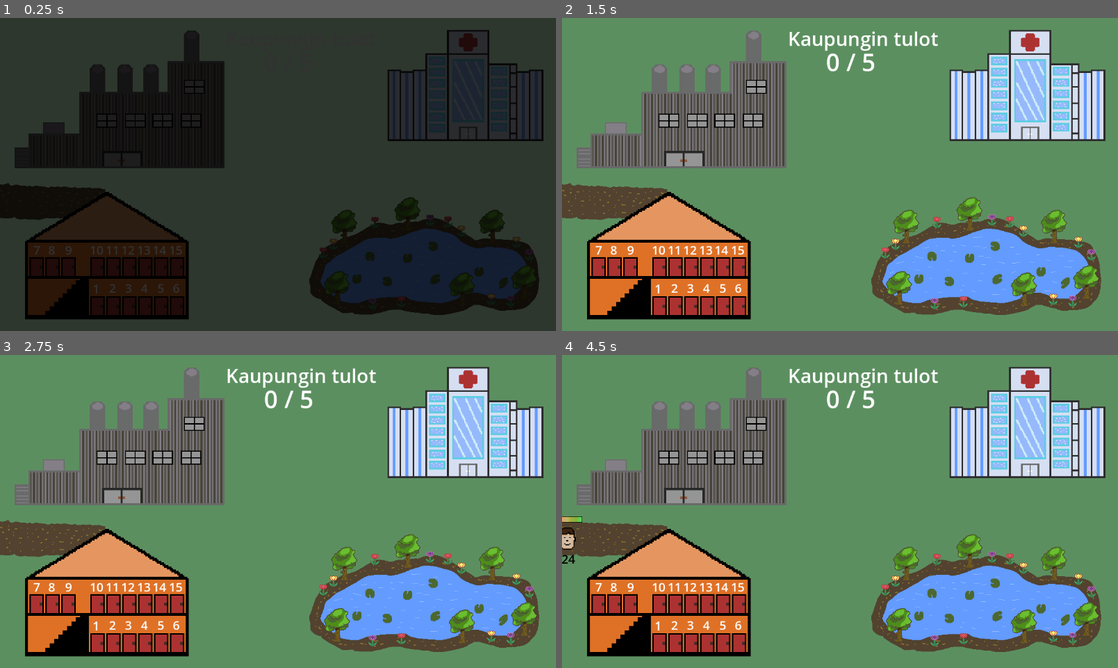
Above: before the commit, frames 1-4 (two rows, left to right).
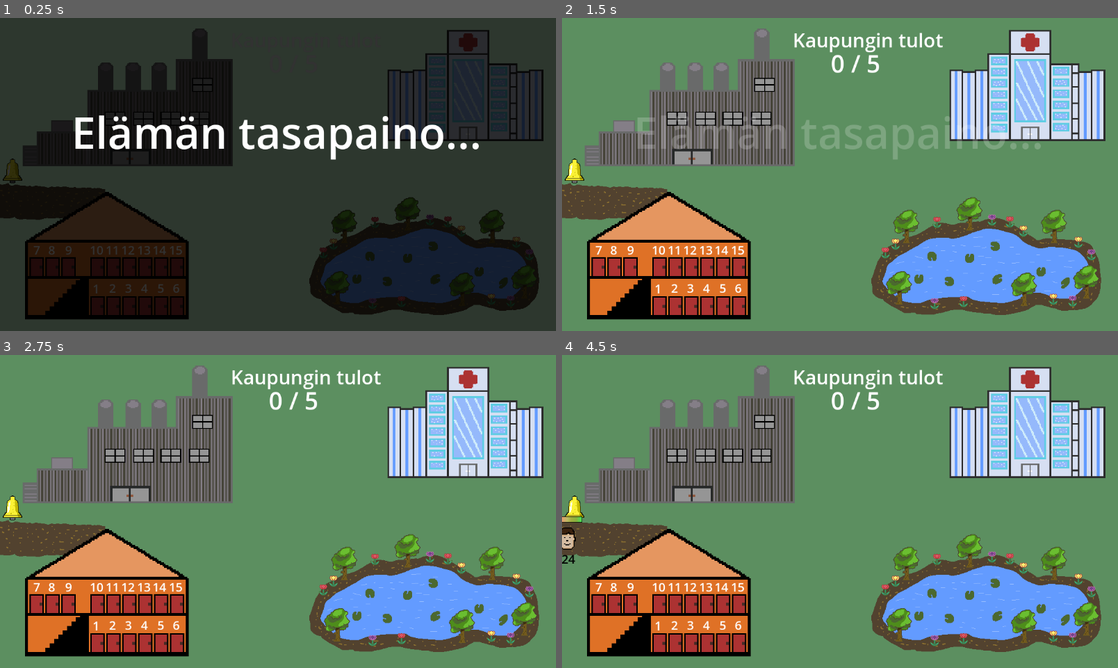
Above: after the commit, the same moments.

Repository: JuJuz1/Life-s-equilibrium
Game: Godot game, scene res://scenes/world.tscn
Two runs of this game, one before a commit and one after it. Both use one fixed random seed, a clock stepped at 60 frames per second and the inputs below.
Inputs (mouse positions are in pixels of both pictures, inside the frame that each line leads up to):
- Up to frame 1 (0.25 s): no input
- Up to frame 2 (1.5 s): tap Enter at 0.5 s; move the mouse to (962, 158) at 0.52 s; press the mouse at (962, 158) at 0.53 s; move the mouse to (728, 190) at 1.27 s; release the mouse at (728, 190) at 1.28 s; click (728, 190) at 1.35 s
- Up to frame 3 (2.75 s): tap Space at 2 s; move the mouse to (333, 442) at 2.02 s; press the mouse at (333, 442) at 2.03 s
- Up to frame 4 (4.5 s): tap Enter at 2.75, 4.25 s; move the mouse to (812, 574) at 2.77 s; release the mouse at (812, 574) at 2.78 s; click (812, 574) at 2.85 s; tap Space at 3.5 s; move the mouse to (1006, 558) at 3.52 s; press the mouse at (1006, 558) at 3.53 s; move the mouse to (673, 464) at 4.27 s; release the mouse at (673, 464) at 4.28 s; click (673, 464) at 4.35 s

The runs differ from the first frame. In frame 1, 5.5% of the frame differs, in the area x 0-87%, y 3-53%; in frame 2, 10%; in frame 3, 9.3%; in frame 4, 9.3%.

Commit message:
Audio finishing and exports

Diff:
--- a/project.godot
+++ b/project.godot
@@ -13,13 +13,13 @@
 config/name="Life's equilibrium"
 run/main_scene="res://scenes/world.tscn"
 config/features=PackedStringArray("4.3", "Forward Plus")
-config/icon="res://graphics/icon.svg"
+config/icon="res://graphics/faces/face_boy.png"
+config/macos_native_icon="res://graphics/faces/face_boy.png"
+config/windows_native_icon="res://graphics/faces/face_boy.png"
 
 [display]
 
-window/stretch/mode="canvas_items"
-window/stretch/aspect="expand"
-window/stretch/scale_mode="integer"
+window/stretch/mode="viewport"
 
 [input]
 
--- a/scenes/hospital.tscn
+++ b/scenes/hospital.tscn
@@ -1,7 +1,8 @@
-[gd_scene load_steps=4 format=3 uid="uid://cawh8gfun1sjp"]
+[gd_scene load_steps=5 format=3 uid="uid://cawh8gfun1sjp"]
 
 [ext_resource type="Script" path="res://scripts/hospital.gd" id="1_ejoc2"]
 [ext_resource type="Texture2D" uid="uid://c7ab5hoco6iou" path="res://graphics/hospital.png" id="2_3p2px"]
+[ext_resource type="AudioStream" uid="uid://bgy13wp5se4nv" path="res://audio/heartbeatbeep.mp3" id="3_8ivpb"]
 
 [sub_resource type="RectangleShape2D" id="RectangleShape2D_8q1r2"]
 size = Vector2(323, 222.5)
@@ -17,6 +18,10 @@
 texture = ExtResource("2_3p2px")
 
 [node name="AudioStreamPlayer" type="AudioStreamPlayer" parent="."]
+editor_description = "https://freesound.org/people/b-train/sounds/410379/
+CC 0"
+stream = ExtResource("3_8ivpb")
+volume_db = -3.0
 
 [connection signal="area_entered" from="." to="." method="_on_area_entered"]
 [connection signal="area_exited" from="." to="." method="_on_area_exited"]
--- a/scenes/recreation_zone.tscn
+++ b/scenes/recreation_zone.tscn
@@ -6,12 +6,13 @@
 [ext_resource type="AudioStream" uid="uid://b2j6g4xy4mlqe" path="res://audio/bird2.mp3" id="4_a2g7i"]
 
 [sub_resource type="RectangleShape2D" id="RectangleShape2D_n05fw"]
-size = Vector2(497.5, 255.5)
+size = Vector2(463, 223)
 
 [node name="RecreationZone" type="Area2D"]
 script = ExtResource("1_txihd")
 
 [node name="CollisionShape2D" type="CollisionShape2D" parent="."]
+position = Vector2(2.5, 3.5)
 shape = SubResource("RectangleShape2D_n05fw")
 
 [node name="Lake" type="Sprite2D" parent="."]
@@ -23,6 +24,7 @@
 volume_db = 2.0
 
 [node name="AudioStreamPlayer2" type="AudioStreamPlayer" parent="."]
+editor_description = "forest edge spring NL 1146AM 220414_0336.wav by klankbeeld -- https://freesound.org/s/629446/ -- License: Attribution 4.0"
 stream = ExtResource("4_a2g7i")
 
 [connection signal="area_entered" from="." to="." method="_on_area_entered"]
--- a/scenes/workplace.tscn
+++ b/scenes/workplace.tscn
@@ -1,11 +1,13 @@
-[gd_scene load_steps=25 format=3 uid="uid://dajefe25vpnrg"]
+[gd_scene load_steps=27 format=3 uid="uid://dajefe25vpnrg"]
 
 [ext_resource type="Script" path="res://scripts/workplace.gd" id="1_nsxy8"]
 [ext_resource type="Texture2D" uid="uid://2i7ldiqif36v" path="res://graphics/Smoke-Sheet.png" id="2_irbbf"]
 [ext_resource type="Texture2D" uid="uid://b1m00xl5p3w3u" path="res://graphics/factory.png" id="2_wtg2p"]
+[ext_resource type="AudioStream" uid="uid://dmpe0s7ap3umy" path="res://audio/metal_slam.mp3" id="4_teqxm"]
+[ext_resource type="AudioStream" uid="uid://cheh01j401juc" path="res://audio/industrial.mp3" id="5_tj25m"]
 
 [sub_resource type="RectangleShape2D" id="RectangleShape2D_fsyyk"]
-size = Vector2(402.75, 254.25)
+size = Vector2(407, 230.125)
 
 [sub_resource type="AtlasTexture" id="AtlasTexture_58hnd"]
 atlas = ExtResource("2_irbbf")
@@ -153,6 +155,7 @@
 script = ExtResource("1_nsxy8")
 
 [node name="CollisionShape2D" type="CollisionShape2D" parent="."]
+position = Vector2(-6.5, -12.0625)
 shape = SubResource("RectangleShape2D_fsyyk")
 
 [node name="Sprite2D" type="Sprite2D" parent="."]
@@ -189,6 +192,16 @@
 frame_progress = 0.731534
 
 [node name="AudioStreamPlayer" type="AudioStreamPlayer" parent="."]
+editor_description = "https://freesound.org/people/Gammelsmurfen778/sounds/474005/
+CC 0"
+stream = ExtResource("4_teqxm")
+volume_db = -4.0
+
+[node name="AudioStreamPlayer2" type="AudioStreamPlayer" parent="."]
+editor_description = "https://freesound.org/people/Gammelsmurfen778/sounds/474005/
+CC 0"
+stream = ExtResource("5_tj25m")
+volume_db = -4.0
 
 [connection signal="area_entered" from="." to="." method="_on_area_entered"]
 [connection signal="area_exited" from="." to="." method="_on_area_exited"]
--- a/scenes/world.tscn
+++ b/scenes/world.tscn
@@ -1,15 +1,18 @@
-[gd_scene load_steps=12 format=3 uid="uid://dcye3hshybkmc"]
+[gd_scene load_steps=15 format=3 uid="uid://dcye3hshybkmc"]
 
 [ext_resource type="Script" path="res://scripts/world.gd" id="1_od65m"]
 [ext_resource type="PackedScene" uid="uid://dajefe25vpnrg" path="res://scenes/workplace.tscn" id="2_hpr3n"]
 [ext_resource type="Texture2D" uid="uid://b8wubrcjjmt51" path="res://graphics/dirt_road.png" id="2_psqal"]
 [ext_resource type="Script" path="res://scripts/ui.gd" id="3_18sc0"]
+[ext_resource type="Texture2D" uid="uid://d3j4ss6yy5f5k" path="res://graphics/bell.png" id="3_vcdat"]
 [ext_resource type="PackedScene" uid="uid://0as4s51phssd" path="res://scenes/recreation_zone.tscn" id="4_yo5hm"]
 [ext_resource type="PackedScene" uid="uid://bptbsaqreifkp" path="res://scenes/dormitory.tscn" id="5_8yo4u"]
 [ext_resource type="PackedScene" uid="uid://cawh8gfun1sjp" path="res://scenes/hospital.tscn" id="5_nj28b"]
 [ext_resource type="Material" uid="uid://xg6h5gdeg71v" path="res://materials/material_unshaded.tres" id="7_kptb1"]
 [ext_resource type="Texture2D" uid="uid://df1fjgx7us2wt" path="res://graphics/arrow.png" id="8_awgej"]
 [ext_resource type="AudioStream" uid="uid://c6gry6rctsmdd" path="res://audio/music.mp3" id="10_47fip"]
+[ext_resource type="AudioStream" uid="uid://dv1htoa82gn2i" path="res://audio/bell.mp3" id="11_l7ye5"]
+[ext_resource type="AudioStream" uid="uid://b5si086ih552e" path="res://audio/death.mp3" id="12_3gkyt"]
 
 [sub_resource type="CanvasTexture" id="CanvasTexture_1cqoc"]
 
@@ -36,11 +39,16 @@
 rotation = 0.0167304
 texture = ExtResource("2_psqal")
 
+[node name="Bell" type="Sprite2D" parent="."]
+position = Vector2(26, 319)
+scale = Vector2(1.2, 1.2)
+texture = ExtResource("3_vcdat")
+
 [node name="Dormitory" parent="." instance=ExtResource("5_8yo4u")]
 position = Vector2(222, 526)
 
 [node name="Workplace" parent="." instance=ExtResource("2_hpr3n")]
-position = Vector2(252, 198)
+position = Vector2(269, 194)
 
 [node name="Hospital" parent="." instance=ExtResource("5_nj28b")]
 position = Vector2(960, 146)
@@ -59,19 +67,19 @@
 
 [node name="LabelProduction" type="Label" parent="UI"]
 layout_mode = 0
-offset_left = -12.0
-offset_top = -44.0
-offset_right = 92.0
-offset_bottom = 25.0
+offset_left = -2.0
+offset_top = -41.0
+offset_right = 102.0
+offset_bottom = 28.0
 theme_override_font_sizes/font_size = 50
 text = "0 / 5"
 
 [node name="LabelProductionInfo" type="Label" parent="UI"]
 layout_mode = 0
-offset_left = -91.0
-offset_top = -85.0
-offset_right = 301.0
-offset_bottom = -16.0
+offset_left = -81.0
+offset_top = -82.0
+offset_right = 311.0
+offset_bottom = -13.0
 theme_override_font_sizes/font_size = 40
 text = "Kaupungin tulot"
 
@@ -122,11 +130,21 @@
 text = "Koita liikuttaa hahmoa!"
 horizontal_alignment = 1
 
+[node name="LabelStart" type="Label" parent="UI"]
+material = ExtResource("7_kptb1")
+layout_mode = 0
+offset_left = -411.0
+offset_top = 74.0
+offset_right = 437.0
+offset_bottom = 198.0
+theme_override_font_sizes/font_size = 90
+text = "Elämän tasapaino..."
+
 [node name="SpriteArrow" type="Sprite2D" parent="UI"]
 modulate = Color(1, 1, 1, 0)
 material = ExtResource("7_kptb1")
-position = Vector2(-176, 354)
-rotation = 0.0859956
+position = Vector2(-210, 405)
+rotation = 0.275259
 scale = Vector2(1.63772, 1.63772)
 texture = ExtResource("8_awgej")
 
@@ -139,8 +157,17 @@
 [node name="AudioMusic" type="AudioStreamPlayer" parent="."]
 editor_description = "https://pixabay.com/fi/music/sarjakuvia-your-game-comedy-173310/
 
-Music by Oleksii Holubiev from Pixabay
-
-"
+Music by Oleksii Holubiev from Pixabay"
 stream = ExtResource("10_47fip")
 volume_db = -20.0
+
+[node name="AudioCharacterArrive" type="AudioStreamPlayer" parent="."]
+editor_description = "https://freesound.org/people/Zabuhailo/sounds/242409/
+CC 4.0"
+stream = ExtResource("11_l7ye5")
+volume_db = -4.0
+
+[node name="AudioCharacterDeath" type="AudioStreamPlayer" parent="."]
+editor_description = "https://freesound.org/people/punisherdan/sounds/444455/
+CC 0"
+stream = ExtResource("12_3gkyt")
--- a/scripts/character.gd
+++ b/scripts/character.gd
@@ -98,7 +98,7 @@
 func _ready() -> void:
 	# TODO: testing
 	age = randi_range(15, 35)
-	#age = 5
+	#age = 90
 	labels.labels_update(age, energy)
 
 	check_age_group()
--- a/scripts/hospital.gd
+++ b/scripts/hospital.gd
@@ -6,6 +6,9 @@
 ## When entering the hospital
 ## [param area] area what enters, should always be a character
 func _on_area_entered(area: Area2D) -> void:
+	if not audio_stream_player.playing:
+		audio_stream_player.play()
+
 	area.facility = "hospital"
 	area.energy_change = 2
 	# Start timers and associated stuff in character script?
--- a/scripts/workplace.gd
+++ b/scripts/workplace.gd
@@ -12,11 +12,17 @@
 @onready var animations: Array = $Animations.get_children()
 var tweening: bool = false
 
-@onready var audio_stream_player = $AudioStreamPlayer
+@onready var audio_stream_player1 = $AudioStreamPlayer
+@onready var audio_stream_player2 = $AudioStreamPlayer2
 
 ## When entering workplace
 ## [param area] area what enters, should always be a character
 func _on_area_entered(area: Area2D) -> void:
+	if not (audio_stream_player1.playing or audio_stream_player2.playing):
+		if randf_range(0, 1) < 0.5:
+			audio_stream_player1.play()
+		else:
+			audio_stream_player2.play()
 	workers.append(area)
 	animate(true)
 	if area.age_group == Character.AgeGroup.ELDERLY:
--- a/scripts/world.gd
+++ b/scripts/world.gd
@@ -41,6 +41,8 @@
 
 ## Music starts playing after tutorial
 @onready var audio_music = $AudioMusic
+@onready var audio_character_arrive = $AudioCharacterArrive
+@onready var audio_character_death = $AudioCharacterDeath
 
 func _ready() -> void:
 	characters_preload.append(CHARACTER_BASE)
@@ -72,8 +74,9 @@
 	if started:
 		return
 	started = true
-	var tween: Tween = create_tween().set_ease(Tween.EASE_IN_OUT).set_trans(Tween.TRANS_CUBIC)
+	var tween: Tween = create_tween().set_ease(Tween.EASE_IN_OUT).set_trans(Tween.TRANS_CUBIC).set_parallel(true)
 	tween.tween_property($CanvasModulate, "color", Color(1, 1, 1, 1), 1)
+	tween.tween_property($UI/LabelStart, "modulate:a", 0, 1.5)
 
 	# TODO: change amount
 	for i in 1:
@@ -124,7 +127,6 @@
 		tween_character.kill()
 		character_first.material = null
 		)
-
 
 	for i in 2:
 		await get_tree().create_timer(2).timeout
@@ -156,8 +158,13 @@
 
 	add_child(character)
 
+	# Audio
+	await get_tree().create_timer(1.7).timeout
+	if not audio_character_arrive.playing:
+		audio_character_arrive.play()
+
 	# TODO: for door to change color with delay
-	await get_tree().create_timer(4).timeout
+	await get_tree().create_timer(2.3).timeout
 	# Make correct door green
 	$Dormitory.door_change(character.id, false)
 
@@ -228,6 +235,9 @@
 ## When a character dies
 ## [param id] character's id
 func _on_character_death(id: int) -> void:
+	if not audio_character_death.playing:
+		audio_character_death.play()
+
 	characters[id] = 0
 	# TODO: needs to be tested
 	production_limit = int(production_limit * 0.65)
@@ -239,6 +249,12 @@
 		# Game lose
 		canvas_dim(true)
 		$UI.show_lose()
+
+		# Audio
+		audio_music.play()
+		var tween_music: Tween = create_tween().set_ease(Tween.EASE_IN_OUT).set_trans(Tween.TRANS_CUBIC)
+		tween_music.tween_property(audio_music, "volume_db", -30, 7)
+
 		await get_tree().create_timer(10).timeout
 		automatic_restart()
 
Not shown, added: audio/bell.mp3.import
Not shown, added: audio/death.mp3.import
Not shown, added: audio/heartbeatbeep.mp3.import
Not shown, added: audio/industrial.mp3.import
Not shown, added: audio/metal_slam.mp3.import
Binary file added: graphics/bell.aseprite
Binary file added: graphics/bell.png
Not shown, added: graphics/bell.png.import
Not shown, added: audio/bell.mp3
Not shown, added: audio/death.mp3
Not shown, added: audio/heartbeatbeep.mp3
Not shown, added: audio/industrial.mp3
(and 1 more such lines)
